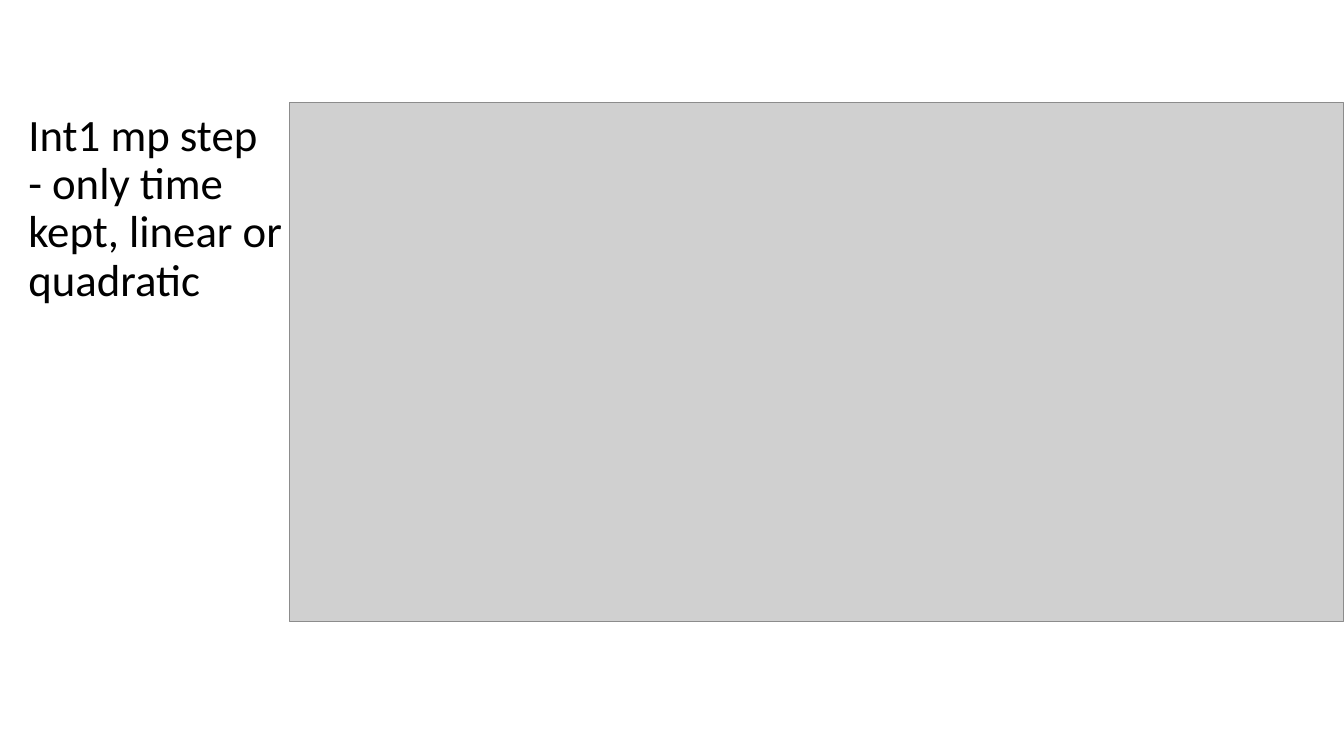
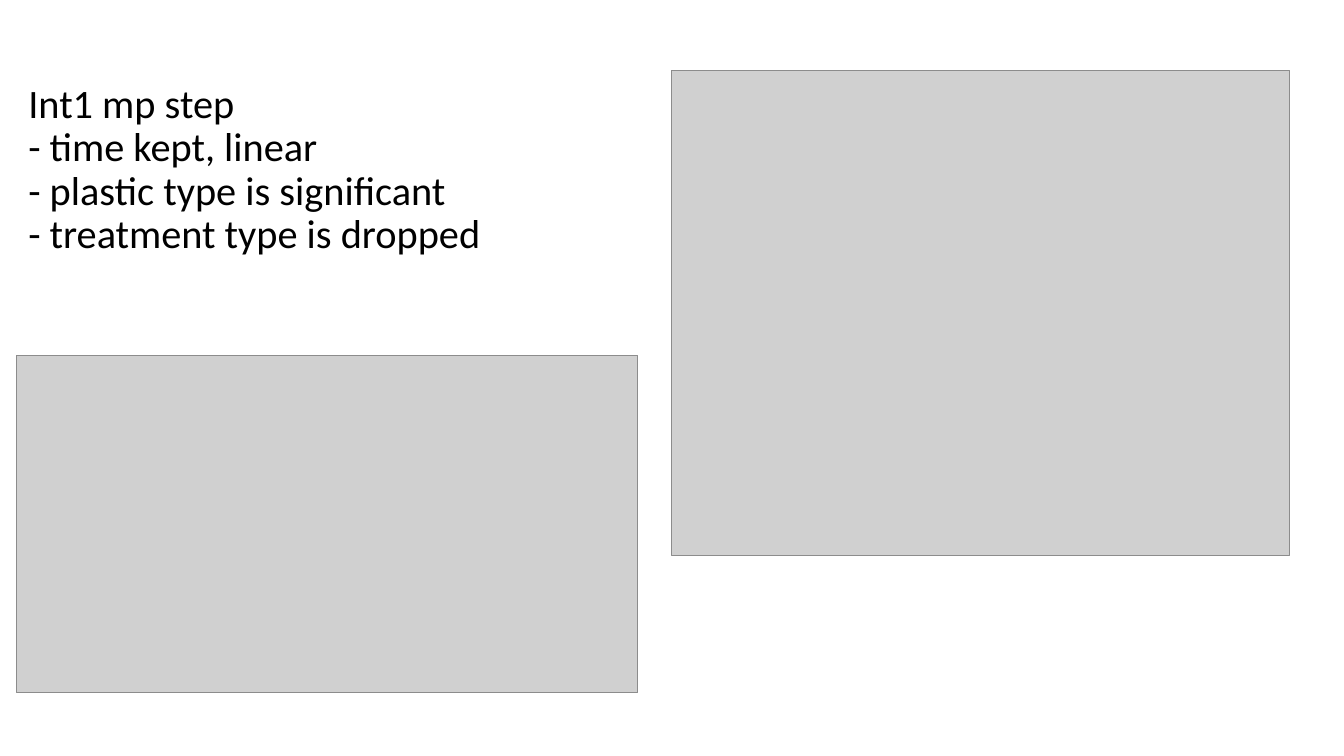
Before and after one commit to microbial-genomics/eytcheson_microplastics, a slide deck: slide 10 of pptx/glm_microplastics_water_v3.pptx (slide 9 before the commit). Drawn at 1344x756 pixels with LibreOffice and Linux fonts; fonts in the diff are those of the drawing; grey boxes stand for pictures. Boxes give left, top, right and bottom in pixels: in the first picture for what was removed or moved away, otherwise in the second. Text is boxed around its words. In the diff, an @@ line names an element or a change of style, - is before the commit and + after.

```diff
--- a/pptx/glm_microplastics_water_v3.pptx
+++ b/pptx/glm_microplastics_water_v3.pptx
@@ picture added at [673,71,1291,557] @@
@@ title at [28,92,480,255]: text changed; size 32 to 28.8 pt @@
-Int1 mp step
-- only time kept, linear or quadratic
+Int1 mp step
+- time kept, linear
+- plastic type is significant
+- treatment type is dropped
@@ picture removed at [289,103,1344,622] @@
@@ picture added at [16,355,638,693] @@
```
Also in this commit, not shown: 26 other slides changed, 2 slides added, 8 other files.
